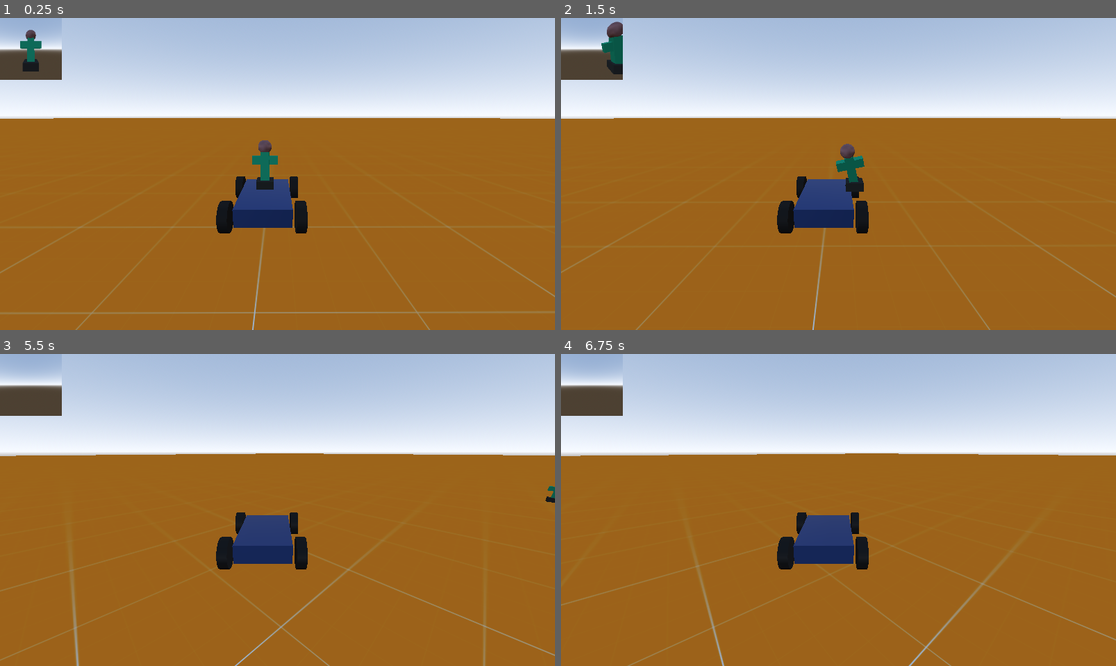
Above: before the commit, frames 1-4 (two rows, left to right).
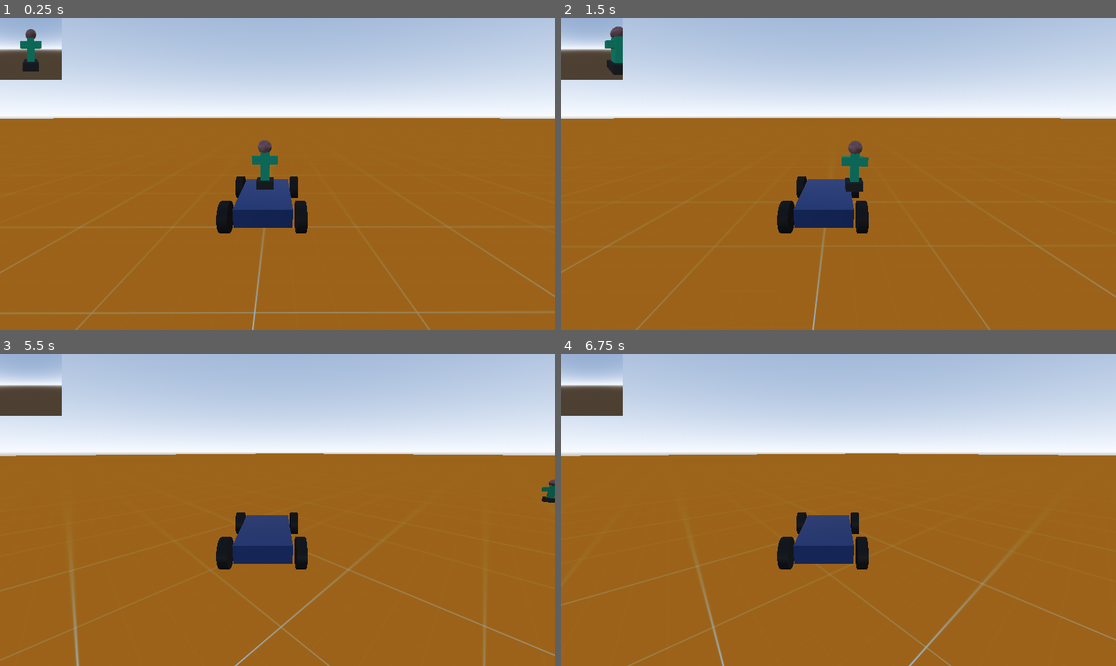
Above: after the commit, the same moments.

Repository: Griiimon/Stand-On-Car
Game: Godot game, scene res://level.tscn
Two runs of this game, one before a commit and one after it. Both use one fixed random seed, a clock stepped at 60 frames per second and the inputs below.
Inputs:
- Up to frame 1 (0.25 s): no input
- Up to frame 2 (1.5 s): hold Right (ui_right) 0.53-1.28 s; hold Down (ui_down) from 1.28 s (still down)
- Up to frame 3 (5.5 s): release Down (ui_down) at 2.03 s; hold Right (ui_right) 2.03-2.78 s; hold Up (ui_up) 2.78-3.53 s; hold Left (ui_left) 3.53-5.03 s; hold Down (ui_down) from 5.03 s (still down)
- Up to frame 4 (6.75 s): release Down (ui_down) at 5.78 s; hold Right (ui_right) 5.78-6.53 s; hold Up (ui_up) from 6.53 s (still down)

The runs differ from the first frame. In frame 1, less than 0.1% of the frame differs, in the area x 4-49%, y 3-45%; in frame 2, 0.4%, in the area x 7-56%, y 1-56%; in frame 3, less than 0.1%; in frame 4, nothing differs.

Commit message:
Increase joint stiffness

Diff:
--- a/player.tscn
+++ b/player.tscn
@@ -45,10 +45,10 @@
 angular_limit_z/upper_angle = 0.34906584
 angular_limit_z/lower_angle = -0.34906584
 angular_spring_x/enabled = true
-angular_spring_x/stiffness = 10.0
+angular_spring_x/stiffness = 100.0
 angular_spring_x/damping = 10.0
 angular_spring_z/enabled = true
-angular_spring_z/stiffness = 10.0
+angular_spring_z/stiffness = 100.0
 angular_spring_z/damping = 10.0
 
 [connection signal="body_entered" from="Base" to="." method="_on_base_body_entered"]
